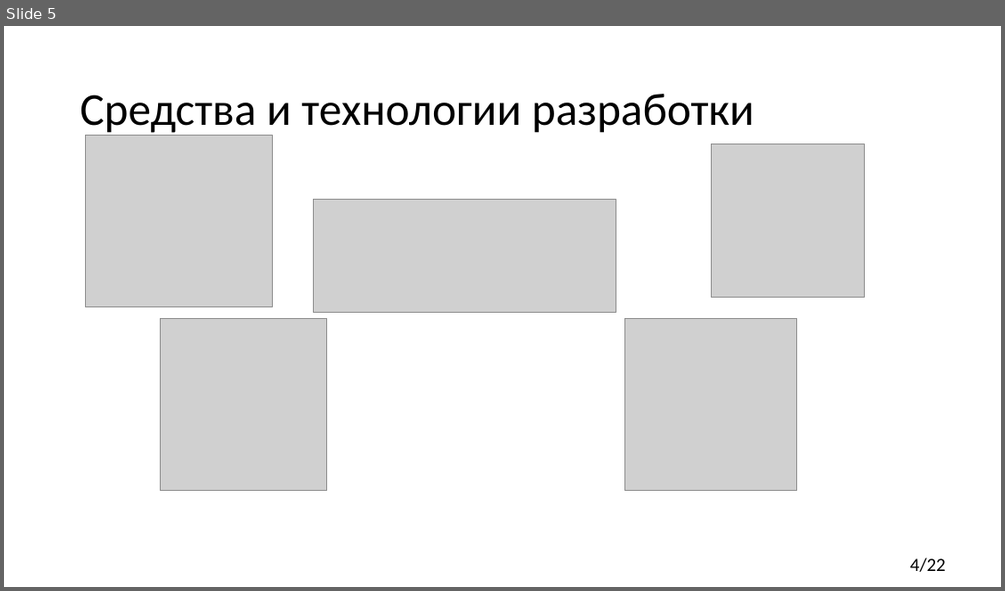
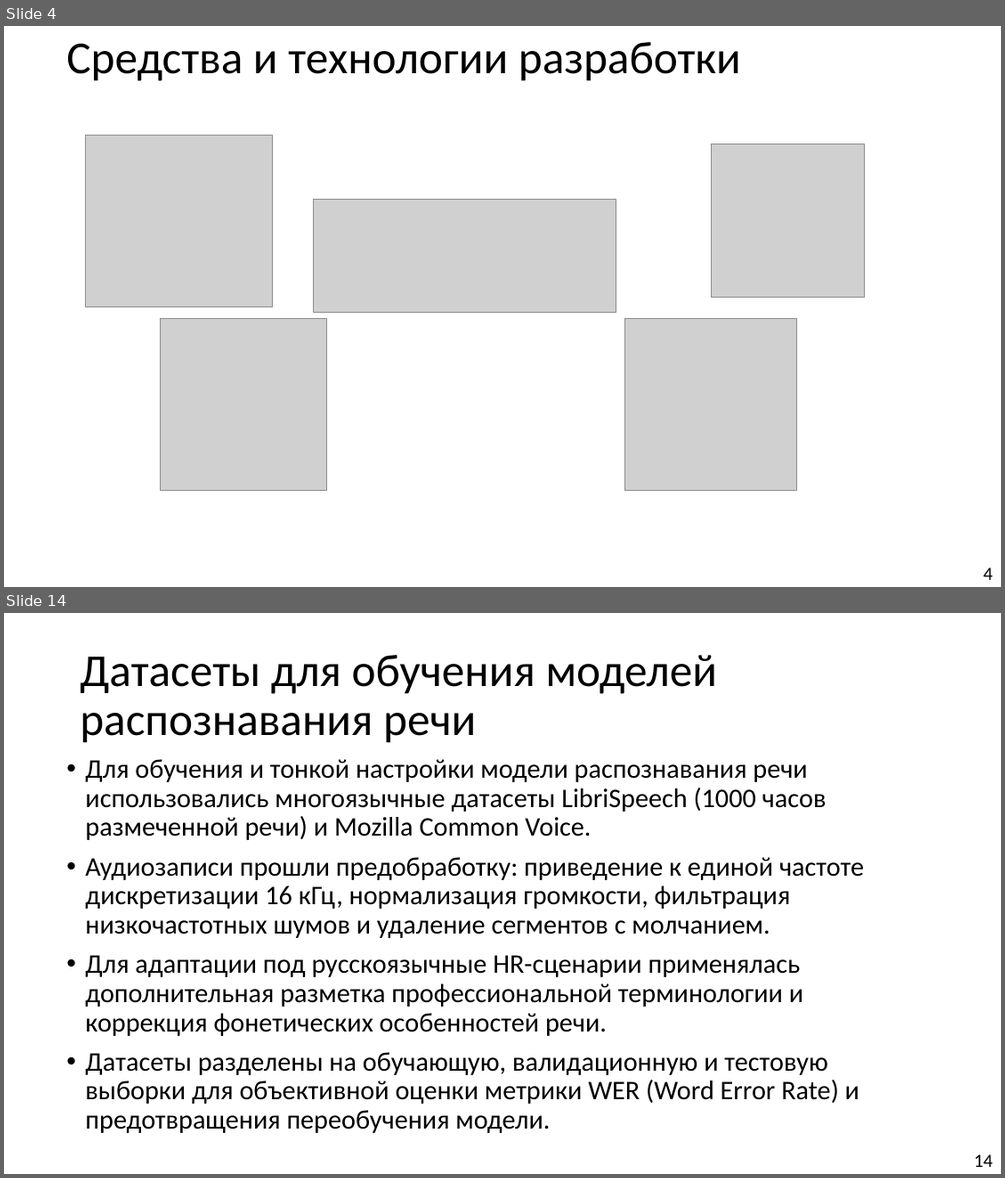
Before and after one commit to Hetsunya/diplom, a slide deck: вкр/практика/преза.pptx. Shown one above the other, each under a label of ours: slide 5 before the commit, slides 4 and 14 after it; the slides between them are not shown. The pictures are 1005x591 and 1005x1178 pixels, drawn with LibreOffice and Linux fonts; fonts in the diff are those of the drawing; grey boxes stand for pictures. Boxes give left, top, right and bottom in pixels: in the first picture for what was removed or moved away, otherwise in the second. Text is boxed around its words. In the diff, an @@ line names an element or a change of style, - is before the commit and + after.

```diff
--- a/вкр/практика/преза.pptx
+++ b/вкр/практика/преза.pptx
@@ slide 14 added at bbox=[4, 613, 1001, 1174], background #FFFFFF @@
@@ title added at bbox=[80, 655, 718, 743], 44 pt, text #000000 @@
+Датасеты для обучения моделей распознавания речи
@@ text added at bbox=[85, 759, 864, 1133], 25.9 pt, text #000000 @@
+• Для обучения и тонкой настройки модели распознавания речи использовались многоязычные датасеты LibriSpeech (1000 часов размеченной речи) и Mozilla Common Voice.
+• Аудиозаписи прошли предобработку: приведение к единой частоте дискретизации 16 кГц, нормализация громкости, фильтрация низкочастотных шумов и удаление сегментов с молчанием.
+• Для адаптации под русскоязычные HR-сценарии применялась дополнительная разметка профессиональной терминологии и коррекция фонетических особенностей речи.
+• Датасеты разделены на обучающую, валидационную и тестовую выборки для объективной оценки метрики WER (Word Error Rate) и предотвращения переобучения модели.
@@ page number added at bbox=[974, 1154, 993, 1167], 18 pt, text #000000 @@
+14
@@ what was slide 5 is now slide 4 @@
@@ slide 4 changed as well @@
@@ title "Средства и технологии разработки": place and size @@
-title "Средства и технологии разработки" at bbox=[80, 94, 754, 135]
+title "Средства и технологии разработки" at bbox=[66, 42, 741, 81]
@@ title "Средства и технологии разработки" at bbox=[66, 42, 741, 81]: vertical alignment middle to top @@
@@ page number at bbox=[983, 567, 993, 580]: vertical alignment top to middle @@
@@ page number at bbox=[983, 567, 993, 580]: text changed @@
-4/22
+4
```
Also in this commit, not shown: 3 other slides changed, 11 other slides added, 16 slides removed, 3 other files.
